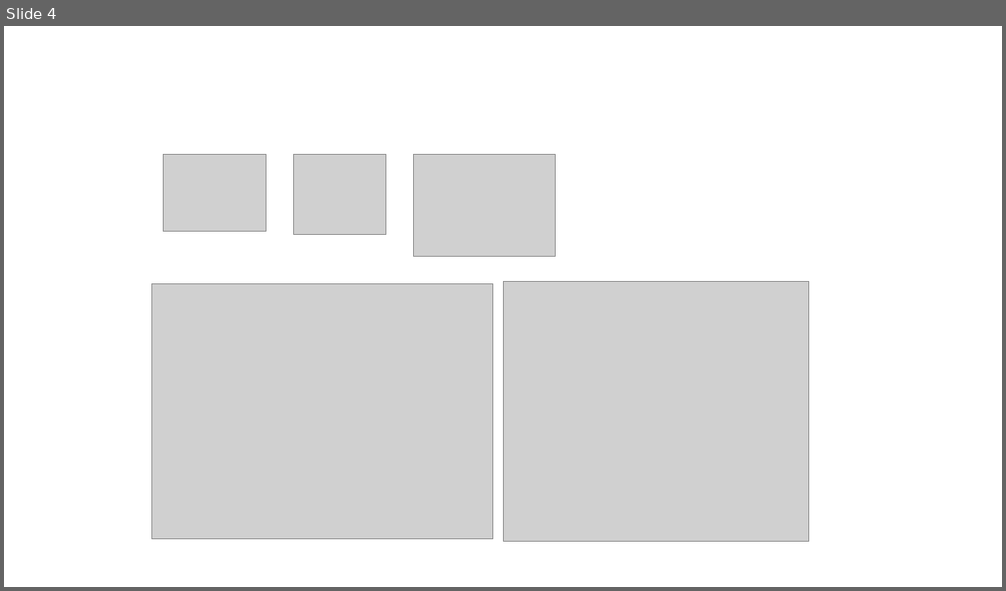
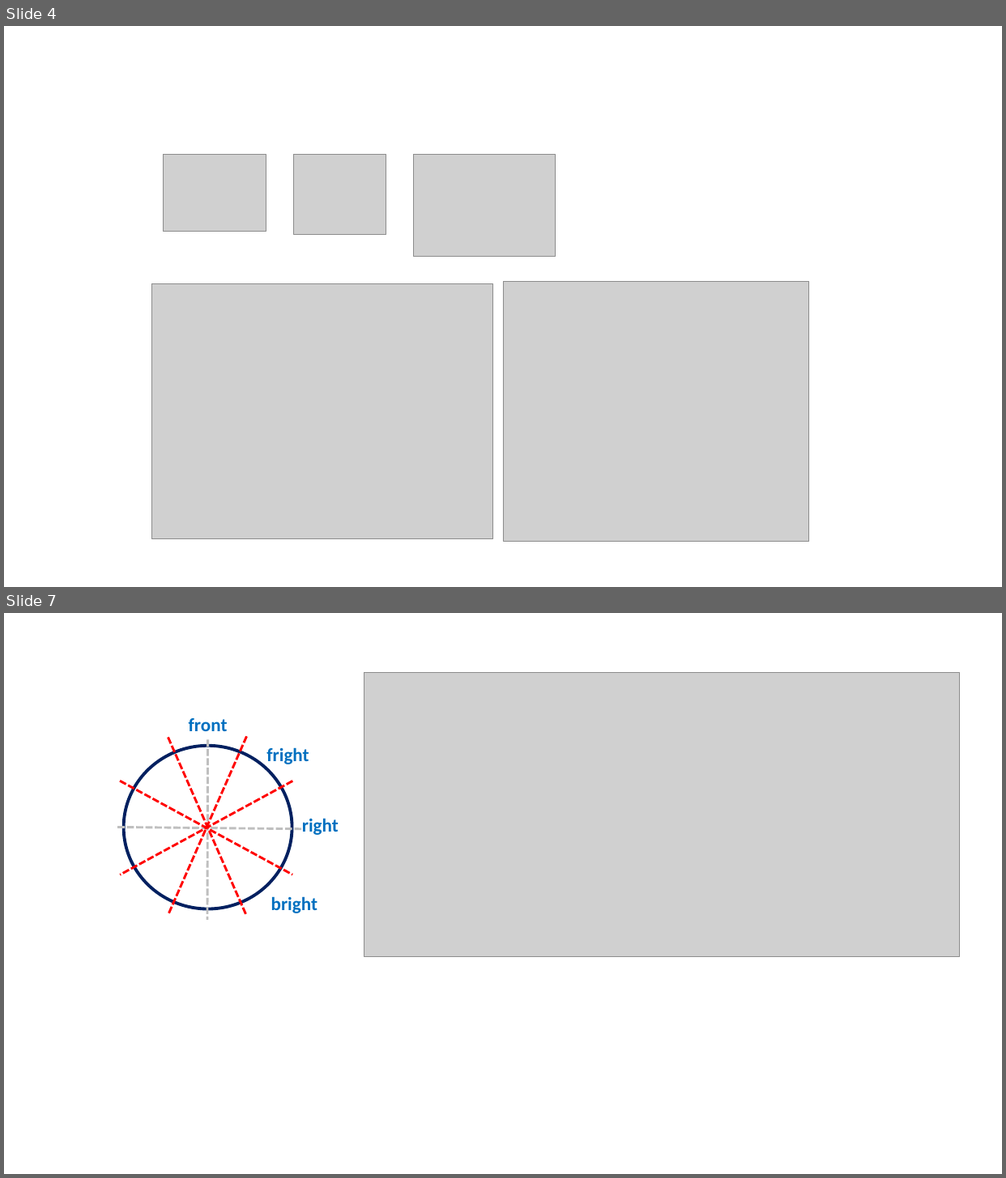
Before and after one commit to manelpuig/rUBot_gopigo_ws, a slide deck: Documentation/Images/gopigo_figures.pptx. Shown one above the other, each under a label of ours: slide 4 before the commit, slides 4 and 7 after it; the slides between them are not shown. The pictures are 1006x591 and 1006x1178 pixels, drawn with LibreOffice and Linux fonts; fonts in the diff are those of the drawing; grey boxes stand for pictures. Boxes give left, top, right and bottom in pixels: in the first picture for what was removed or moved away, otherwise in the second. Text is boxed around its words. In the diff, an @@ line names an element or a change of style, - is before the commit and + after.

```diff
--- a/Documentation/Images/gopigo_figures.pptx
+++ b/Documentation/Images/gopigo_figures.pptx
@@ slide 7 added at [4, 613, 1002, 1174], background #FFFFFF @@
@@ picture added at [364, 672, 960, 956] @@
@@ group added at [117, 718, 339, 920]: 6 lines, 4 texts, 1 ellipse @@
+front
+fright
+right
+bright
```
Also in this commit, not shown: 2 slides changed, 2 other files.
